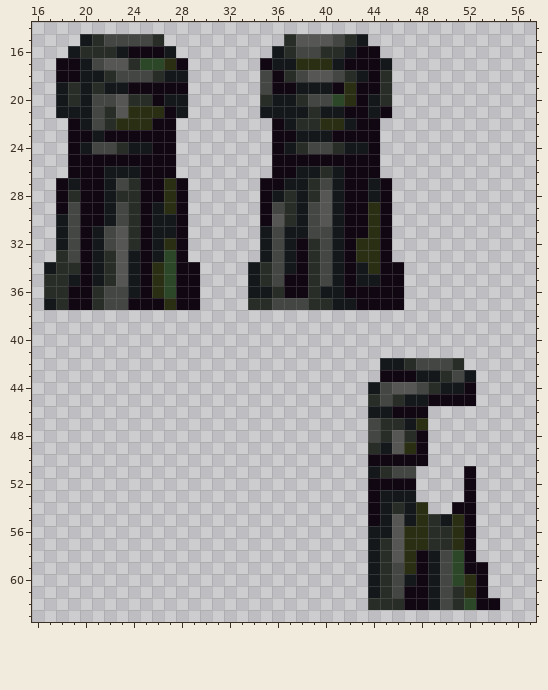
Pixel-art sprite: Resources/Textures/_Spacious/Clothing/OuterClothing/Jackets/physician.rsi/inhand-left.png. This is how it looked before the edit.
The file is 64x64 pixels. Shown: x 16..57, y 14..63. The old version is drawn lined up with the new one.
Once edited:
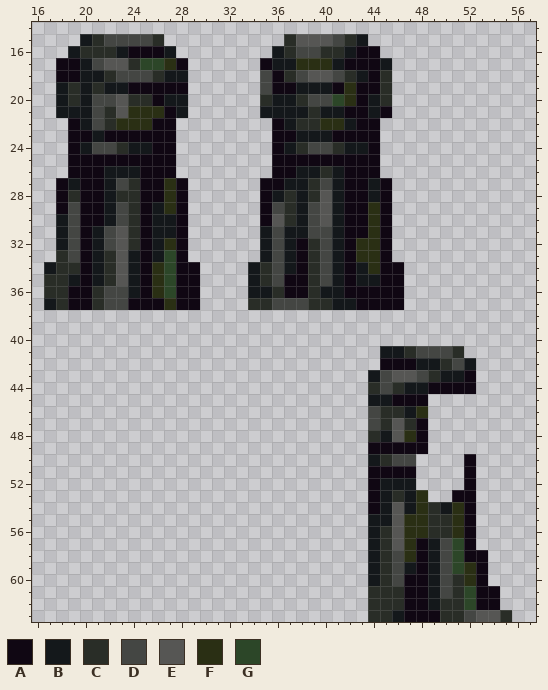
Palette (. is transparent): A #100713  B #14181b  C #292d27  D #444643  E #565654  F #2a2f14  G #2c4628
The exact change:
whole drawing moved by +0,-1 (the old picture is shown already moved)
There is now colour A in row 50 at x 52; in row 53 at x 51; in row 58 at x 53; in row 61 at x 54; in row 63 at x 47 to 49.
The edit turns colour B into colour A in row 42 at x 45 to 46; in row 43 at x 52; in row 44 at x 50 to 51; in row 45 at x 47 to 48; in row 49 at x 45; in row 51 at x 44.
The edit turns colour B into colour A in row 60 at x 47.
The edit turns colour C into colour A in row 42 at x 47; in row 44 at x 49; in row 45 at x 46; in row 49 at x 44; in row 51 at x 45.
The edit turns colour D into colour A in row 51 at x 46 to 47.
The edit turns colour E into colour A in row 49 at x 46.
The edit turns colour F into colour A in row 47 at x 48; in row 49 at x 47; in row 57 at x 48.
There is now colour B in row 41 at x 45 to 46; in row 42 at x 52; in row 43 at x 44; in row 54 at x 50; in row 63 at x 46.
The edit turns colour A into colour B in row 46 at x 47; in row 50 at x 44; in row 52 at x 45 to 47; in row 55 at x 44.
The edit turns colour C into colour B in row 43 at x 50; in row 45 at x 44; in row 48 at x 45; in row 57 at x 49.
The edit turns colour D into colour B in row 42 at x 48 to 49; in row 43 at x 51; in row 44 at x 48; in row 45 at x 45.
The edit turns colour E into colour B in row 44 at x 47.
The edit turns colour F into colour B in row 59 at x 47.
There is now colour C in row 41 at x 47 and 51; in row 54 at x 49; in row 63 at x 44 to 45, 50 to 51 and 55.
The edit turns colour A into colour C in row 46 at x 46; in row 50 at x 45.
The edit turns colour B into colour C in row 43 at x 49; in row 44 at x 44; in row 46 at x 45; in row 47 at x 47; in row 53 at x 46; in row 55 at x 50.
The edit turns colour B into colour C in row 56 at x 45; in row 61 at x 44.
The edit turns colour D into colour C in row 42 at x 50; in row 48 at x 44; in row 61 at x 46; in row 62 at x 50.
The edit turns colour E into colour C in row 44 at x 46.
The edit turns colour G into colour C in row 60 at x 51.
There is now colour D in row 41 at x 48 to 50; in row 63 at x 52.
The edit turns colour A into colour D in row 43 at x 45; in row 50 at x 46 to 47.
The edit turns colour B into colour D in row 43 at x 48; in row 46 at x 44.
The edit turns colour C into colour D in row 42 at x 51; in row 57 at x 50.
The edit turns colour E into colour D in row 58 at x 46.
There is now colour E in row 63 at x 53 to 54.
The edit turns colour A into colour E in row 43 at x 46 to 47.
The edit turns colour C into colour E in row 47 at x 46; in row 54 at x 46.
There is now colour F in row 53 at x 48.
The edit turns colour A into colour F in row 46 at x 48; in row 54 at x 51; in row 59 at x 52.
The edit turns colour B into colour F in row 55 at x 47.
The edit turns colour C into colour F in row 48 at x 47.
The edit turns colour F into colour G in row 57 at x 51; in row 61 at x 52.
Colour A is gone in row 45 at x 49 to 52; in row 50 at x 48.
